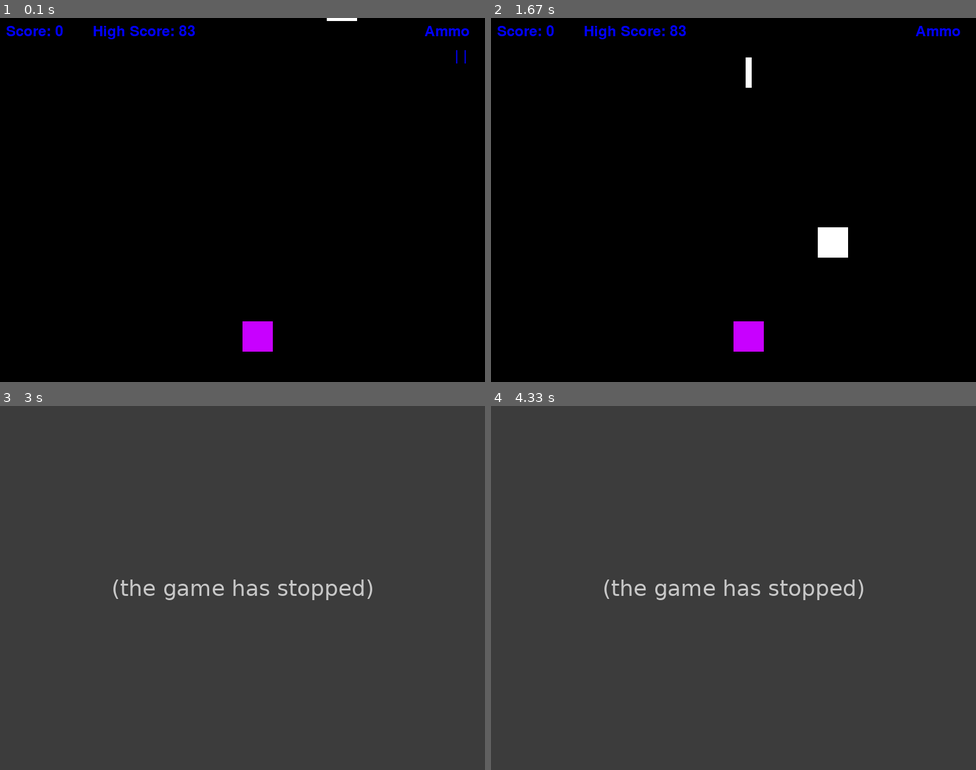
Above: before the commit, frames 1-4 (two rows, left to right).
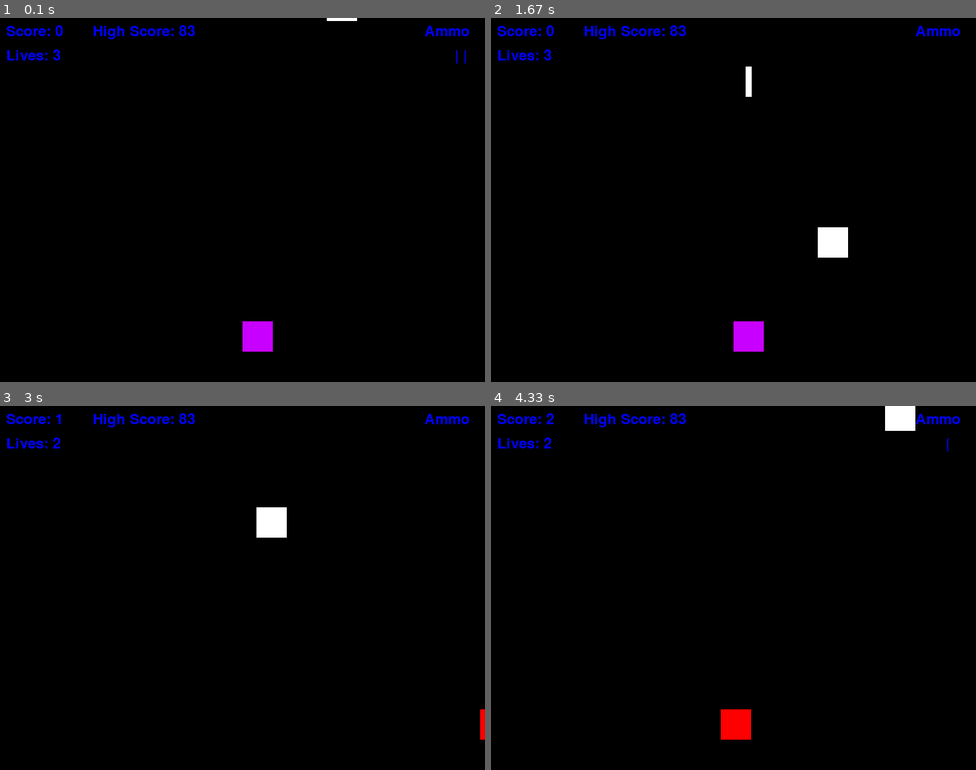
Above: after the commit, the same moments.

Repository: DapperPixelguy/College-Projects
Game: pygame game, started from pygame/dodge-game/2025_01_24_Dodge_Game.py
Two runs of this game, one before a commit and one after it. Both use one fixed random seed, a clock stepped at 60 frames per second and the inputs below.
Inputs:
- Up to frame 1 (0.1 s): no input
- Up to frame 2 (1.67 s): tap Space at 0.33, 0.73, 1.03, 1.23, 1.53 s; hold Esc 0.67-1.13 s; hold Right 0.67-1.13 s; hold Esc 1.17-1.63 s
- Up to frame 3 (3 s): hold Right 1.67-2.13 s; tap Space at 1.73, 2.03, 2.23, 2.57, 2.87 s; hold Up 2.17-2.47 s; hold Right 2.5-2.97 s
- Up to frame 4 (4.33 s): hold Left 3-3.53 s; tap Space at 3.07, 3.37, 3.63, 3.93 s; hold Left 3.57-3.97 s; tap A at 4 s

The runs differ from the first frame. In frame 1, 0.1% of the frame differs, in the area x 1-13%, y 8-12%; in frame 2, 0.2%; in frame 3, 100%, in the area x 0-100%, y 0-100%; in frame 4, 100%.
Before the commit the program exited at 1.97 s; later frames show no game.

Commit message:
Added death screen

Diff:
--- a/pygame/dodge-game/2025_01_24_Dodge_Game.py
+++ b/pygame/dodge-game/2025_01_24_Dodge_Game.py
@@ -18,6 +18,8 @@
 player_x = WIDTH // 2
 player_y = HEIGHT - 2 * player_height
 player_speed = 7
+lives = 3
+immune = False
 
 obstacle_width, obstacle_height = 50, 50
 obstacle_x = random.randint(0, WIDTH-obstacle_width)
@@ -60,9 +62,9 @@
                             if event.key == pygame.K_ESCAPE:
                                 paused = False
 
-            if event.key == pygame.K_SPACE:
+            if event.key == pygame.K_SPACE or event.key == pygame.K_UP:
                 if len(bullets) < 2:
-                    bullets.append([(player_x+player_width/2)-bullet_width/2, player_y - 75, bullet_width, bullet_height])
+                    bullets.append([(player_x+player_width/2)-bullet_width/2, player_y - player_height - 10, bullet_width, bullet_height])
 
     screen.fill((0,0,0))
 
@@ -88,13 +90,13 @@
                     and bullet[0] + bullet_width > obstacle[0]
                     and bullet[1] < obstacle[1] + obstacle_height
                     and bullet[1] + bullet_height > obstacle[1]):
-                        obstacles.remove(obstacle)
+                        obstacle[1], obstacle[0] = random.randint(-obstacle_height-obstacle_height, -obstacle_height+obstacle_height), random.randint(0,WIDTH-obstacle_width)
                         bullets.remove(bullet)
                         score += 1
                         score_check(score)
 
         if obstacle[1] > HEIGHT:
-            obstacle[1] = -obstacle_height
+            obstacle[1] = random.randint(-obstacle_height-obstacle_height, -obstacle_height+obstacle_height)
             obstacle[0] = random.randint(0,WIDTH-obstacle_width)
             count += 1
             if count == ob_count:
@@ -102,20 +104,43 @@
                 count = 0
                 score_check(score)
 
+        if (player_x < obstacle[0] + obstacle_width
+            and player_x + player_width > obstacle[0]
+            and player_y < obstacle[1] + obstacle_height
+            and player_y + player_height > obstacle[1]):
 
-        if (
-                player_x < obstacle[0] + obstacle_width
-                and player_x + player_width > obstacle[0]
-                and player_y < obstacle[1] + obstacle_height
-                and player_y + player_height > obstacle[1]
-        ):
-            print(f"Game Over, your score was: {score}")
-            if int(score) > int(highscore):
-                with open('highscore.txt', 'w') as f:
-                    f.write(str(score))
-            running = False
+            if not immune:
+                lives -= 1
+                immune = True
+                threading.Timer(3, lambda: globals().__setitem__('immune', False)).start()
+
+            if lives <= 0:
+                x = None
+                print(f"Game Over, your score was: {score}")
+                if int(score) > int(highscore):
+                    with open('highscore.txt', 'w') as f:
+                        f.write(str(score))
+                threading.Timer(1, lambda: globals().__setitem__('x', 1)).start()
+                while True:
+                    screen.fill((0,0,0))
+                    if not x:
+                        pygame.draw.rect(screen, (200, 0, 255), (player_x, player_y, player_width, player_height))
+                    if x == 1:
+                        pygame.draw.rect(screen, (105,105,105), (player_x, player_y, player_width, player_height))
+                        threading.Timer(1, lambda: globals().__setitem__('x', 2)).start()
+                    elif x == 2:
+                        break
+
+                    clock.tick(60)
+                    pygame.display.flip()
+
+                running = False
+                pygame.quit()
+                sys.exit()
 
         pygame.draw.rect(screen, (255, 255, 255), (obstacle[0], obstacle[1], obstacle_width, obstacle_height))
+
+
 
     def remove_bullet(bullet):
         bullets.remove(bullet)
@@ -139,14 +164,18 @@
             bullet[1] += bullet_speed
 
 
-
-    pygame.draw.rect(screen, (200,0,255), (player_x, player_y, player_width, player_height))
+    if not immune:
+        pygame.draw.rect(screen, (200,0,255), (player_x, player_y, player_width, player_height))
+    if immune:
+        pygame.draw.rect(screen, (255, 0, 0), (player_x, player_y, player_width, player_height))
     with open ('highscore.txt', 'r') as f:
         highscore = f.read()
     score_text = font.render(f'Score: {score}       High Score: {highscore.strip()}', True, (0,0,255))
     ammo_text = font.render(f'Ammo', True, (0,0,255))
+    lives_text = font.render(f'Lives: {lives}', False, (0,0,255))
     screen.blit(ammo_text, (WIDTH-100, 10))
     screen.blit(score_text, (10,10))
+    screen.blit(lives_text, (10,50))
     pygame.display.flip()
     clock.tick(60)
 
